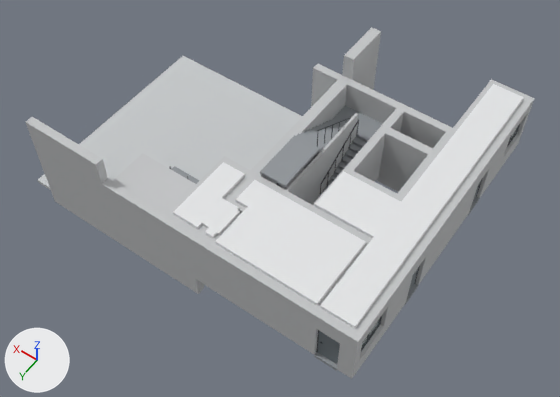
A saved change to the Blender file models/section-1/section-1-geometry.blend.
Rendered twice from a 50 mm camera at (-5.0, 11.8, 27.8) aimed at (7.6, -5.8, 0.1). The axes (+X, +Y, +Z) are drawn at lower left. The lights are the same throughout. The first picture is the older version.

The scene before the commit, as lines of its bpy script (objects in view):
```python
me_ceiling___вестибюль = bpy.data.meshes.new('Ceiling / вестибюль')
me_ceiling___вестибюль.from_pydata(...)  # 16 vertices, 20 faces; spans x 2.32..7.65, y -4.09..-0.73, z 3.0..3.15
me_ceiling___вестибюль.materials.append(mat_neutral___ceiling)  # white #e5e6e7
me_s1_19_leaf_1_glass = bpy.data.meshes.new('S1-19/leaf-1-glass')
me_s1_19_leaf_1_glass.from_pydata(...)  # a box spanning x -0.15..0.15, y -0.01..0.01, z -1.11..1.11
me_s1_19_leaf_1_glass.materials.append(mat_conditional___glazing)
me_w02_solid = bpy.data.meshes.new('W02/solid')
me_w02_solid.from_pydata(...)  # a box spanning x -2.8..2.8, y -0.19..0.19, z -1.5..1.5
me_w02_solid.materials.append(mat_neutral___walls)  # light grey #c4c5c7
ob_ceiling___вестибюль = bpy.data.objects.new('Ceiling / вестибюль', me_ceiling___вестибюль)
ob_ceiling___вестибюль.location = (0.0, 0.0, 0.0)
ob_s1_19_leaf_1_glass = bpy.data.objects.new('S1-19/leaf-1-glass', me_s1_19_leaf_1_glass)
ob_s1_19_leaf_1_glass.location = (7.91, -5.81, 0.15)
ob_s1_19_leaf_1_glass.rotation_euler = (0.0, 0.0, -1.571)  # degrees (0, 0, -90)
ob_w02_solid = bpy.data.objects.new('W02/solid', me_w02_solid)
ob_w02_solid.location = (4.86, -0.53, 1.5)
# also in view: 'W01/lintel-S1-30' at (0.5, -1.6, 2.7); 'W17/solid' at (4.9, -9.0, 1.5); 'W02/lintel-S1-20' at (1.5, -0.5, 2.5); 'W18/solid' at (3.6, -9.8, 1.5); 'W21/solid' at (7.9, -8.6, 0.3)
```
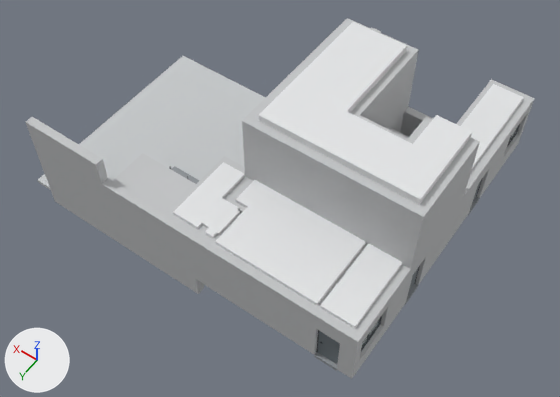
Not visible in the pictures: 'S1-19/leaf-1-glass'.

Where the newer file only moved an object's origin or applied its transform, the numbers keep the older frame.

Boxes (x1, y1, x2, y2) around the edits, measured in the pictures (560 x 397 px):
'U2-north/solid', added
    after: (242, 115, 429, 269)
'U2 / ceiling 0', added
    after: (258, 83, 449, 205)
'U2 / ceiling 1', added
    after: (291, 22, 407, 113)
'U2-west/solid', added
    after: (416, 138, 480, 262)
'U2-shaft-east/solid', added
    after: (352, 51, 414, 129)
'U2 / ceiling 2', added
    after: (413, 115, 472, 167)
'U2-east/solid', added
    after: (272, 23, 349, 95)
'U2-south/solid', added
    after: (343, 18, 419, 111)
'U2-shaft-west/solid', added (mostly hidden)
    after: (408, 116, 433, 142)
'U2-shaft-north/solid', added (mostly hidden)
    after: (350, 111, 414, 144)
'U2-east/lintel-S1-U2-W01', added
    after: (256, 92, 278, 110)
'Ceiling / межквартирный коридор', unchanged, covered by the edit
    before: (315, 84, 524, 328)
    after: (320, 84, 524, 328)
'W22/solid', unchanged, covered by the edit
    before: (311, 64, 457, 192)
    after: (400, 107, 433, 137)
'W20/solid', unchanged, covered by the edit
    before: (286, 113, 358, 205)
'W18/solid', unchanged, covered by the edit
    before: (379, 128, 433, 189)
    after: (389, 128, 409, 139)

The change, as a diff of the scene's bpy script:
```diff
--- a/models/section-1/section-1-geometry.blend.py
+++ b/models/section-1/section-1-geometry.blend.py
@@ ob_s1_19_leaf_1_glass @@
-ob_s1_19_leaf_1_glass = bpy.data.objects.new('S1-19/leaf-1-glass', me_s1_19_leaf_1_glass)
@@ ob_u2___ceiling_2 @@
+ob_u2___ceiling_2 = bpy.data.objects.new('U2 / ceiling 2', me_u2___ceiling_2)  # a box spanning x -0.75..0.75, y -0.9..0.9, z -0.15..0.15; in mat_neutral___ceiling (white #e5e6e7)
+ob_u2___ceiling_2.location = (1.44, -7.47, 6.45)
@@ ob_u2___ceiling_1 @@
+ob_u2___ceiling_1 = bpy.data.objects.new('U2 / ceiling 1', me_u2___ceiling_1)  # a box spanning x -1.3..1.3, y -2.29..2.29, z -0.15..0.15; in mat_neutral___ceiling (white #e5e6e7)
+ob_u2___ceiling_1.location = (6.35, -8.86, 6.45)
@@ ob_u2___ceiling_0 @@
+ob_u2___ceiling_0 = bpy.data.objects.new('U2 / ceiling 0', me_u2___ceiling_0)  # a box spanning x -3.48..3.48, y -1.05..1.05, z -0.15..0.15; in mat_neutral___ceiling (white #e5e6e7)
+ob_u2___ceiling_0.location = (4.17, -5.52, 6.45)
@@ ob_u2_shaft_west_solid @@
+ob_u2_shaft_west_solid = bpy.data.objects.new('U2-shaft-west/solid', me_u2_shaft_west_solid)  # a box spanning x -0.19..0.19, y -0.71..0.71, z -1.5..1.5; in mat_neutral___walls (light grey #c4c5c7)
+ob_u2_shaft_west_solid.location = (2.38, -7.66, 4.8)
@@ ob_u2_west_solid @@
+ob_u2_west_solid = bpy.data.objects.new('U2-west/solid', me_u2_west_solid)  # a box spanning x -0.19..0.19, y -1.95..1.95, z -1.65..1.65; in mat_neutral___walls (light grey #c4c5c7)
+ob_u2_west_solid.location = (0.5, -6.42, 4.65)
@@ ob_u2_shaft_north_solid @@
+ob_u2_shaft_north_solid = bpy.data.objects.new('U2-shaft-north/solid', me_u2_shaft_north_solid)  # a box spanning x -1.43..1.43, y -0.19..0.19, z -1.5..1.5; in mat_neutral___walls (light grey #c4c5c7)
+ob_u2_shaft_north_solid.location = (3.62, -6.76, 4.8)
@@ ob_u2_shaft_east_solid @@
+ob_u2_shaft_east_solid = bpy.data.objects.new('U2-shaft-east/solid', me_u2_shaft_east_solid)  # a box spanning x -0.19..0.19, y -2.1..2.1, z -1.65..1.65; in mat_neutral___walls (light grey #c4c5c7)
+ob_u2_shaft_east_solid.location = (4.86, -9.04, 4.65)
@@ ob_u2_south_solid @@
+ob_u2_south_solid = bpy.data.objects.new('U2-south/solid', me_u2_south_solid)  # a box spanning x -1.74..1.74, y -0.19..0.19, z -1.65..1.65; in mat_neutral___walls (light grey #c4c5c7)
+ob_u2_south_solid.location = (6.42, -11.34, 4.65)
@@ ob_u2_east_solid @@
+ob_u2_east_solid = bpy.data.objects.new('U2-east/solid', me_u2_east_solid)  # a box spanning x -0.25..0.25, y -2.55..2.55, z -1.65..1.65; in mat_neutral___walls (light grey #c4c5c7)
+ob_u2_east_solid.location = (7.91, -8.59, 4.65)
@@ ob_u2_east_lintel_s1_u2_w01 @@
+ob_u2_east_lintel_s1_u2_w01 = bpy.data.objects.new('U2-east/lintel-S1-U2-W01', me_u2_east_lintel_s1_u2_w01)  # a box spanning x -0.254..0.254, y -0.527..0.527, z -0.3..0.3; in mat_neutral___walls (light grey #c4c5c7)
+ob_u2_east_lintel_s1_u2_w01.location = (7.91, -5.51, 6.0)
@@ ob_u2_north_solid @@
+ob_u2_north_solid = bpy.data.objects.new('U2-north/solid', me_u2_north_solid)  # a box spanning x -3.92..3.92, y -0.19..0.19, z -1.65..1.65; in mat_neutral___walls (light grey #c4c5c7)
+ob_u2_north_solid.location = (4.24, -4.28, 4.65)
```
